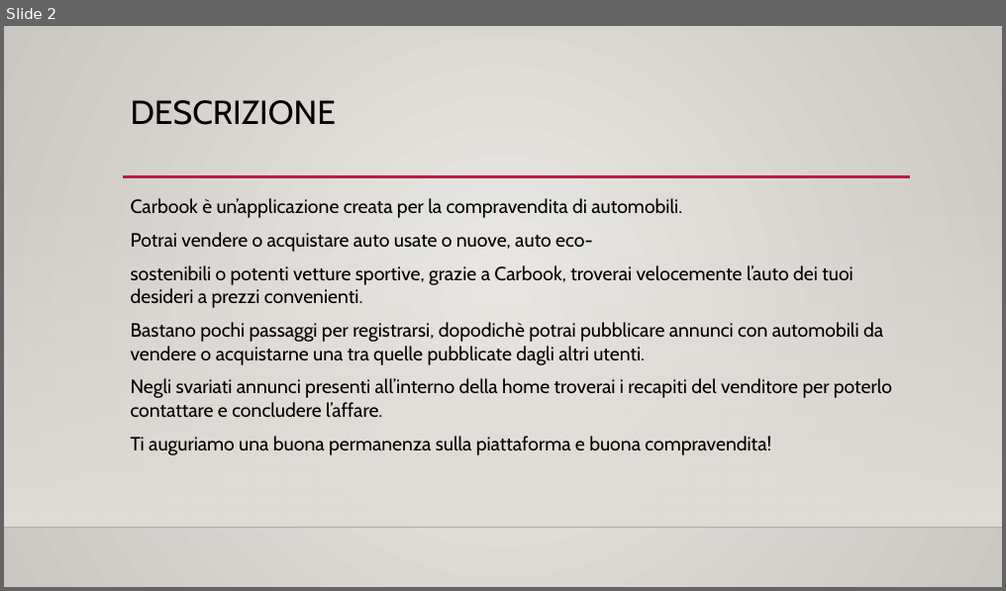
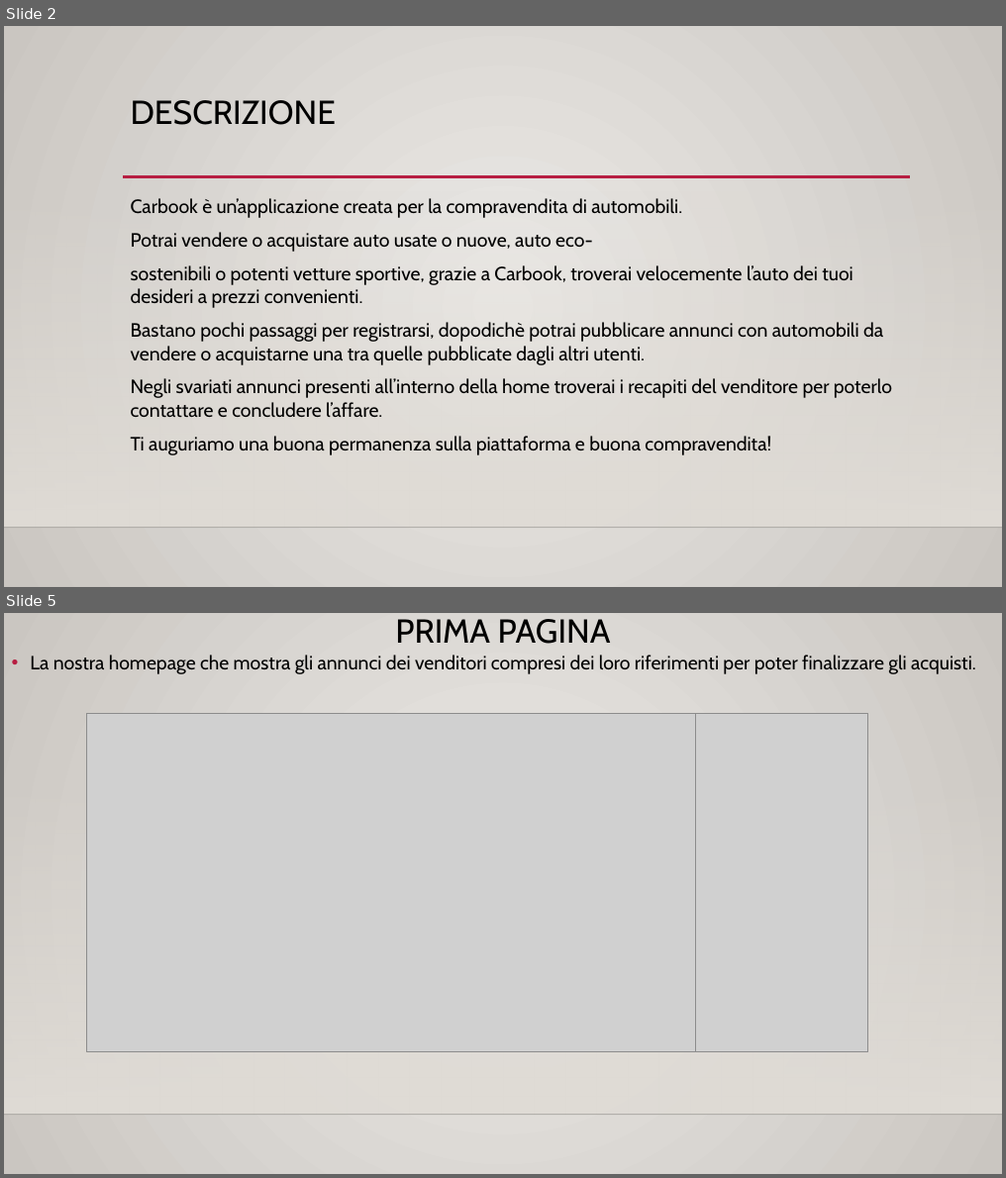
Before and after one commit to LucaNastasi/LibroAuto, a slide deck: presentazione.pptx. Shown one above the other, each under a label of ours: slide 2 before the commit, slides 2 and 5 after it; the slides between them are not shown. The pictures are 1006x591 and 1006x1178 pixels, drawn with LibreOffice and Linux fonts; fonts in the diff are those of the drawing; grey boxes stand for pictures; background and template pictures are left out. Boxes give left, top, right and bottom in pixels: in the first picture for what was removed or moved away, otherwise in the second. Text is boxed around its words. In the diff, an @@ line names an element or a change of style, - is before the commit and + after.

```diff
--- a/presentazione.pptx
+++ b/presentazione.pptx
@@ slide 5 added at bbox=[4, 613, 1002, 1174], background gradient #ECEAE7 to #CAC7C1; not listed: 2 template elements that a slide beside it also shows @@
@@ title added at bbox=[395, 619, 611, 644], 32 pt, text #000000 @@
+PRIMA PAGINA
@@ text added at bbox=[30, 655, 976, 674], 18.5 pt, text #000000 @@
+• La nostra homepage che mostra gli annunci dei venditori compresi dei loro riferimenti per poter finalizzare gli acquisti.
@@ picture added at bbox=[87, 714, 696, 1053] @@
@@ picture added at bbox=[696, 714, 868, 1053] @@
```
Also in this commit, not shown: 1 slide changed, 5 other slides added, 13 other files.
